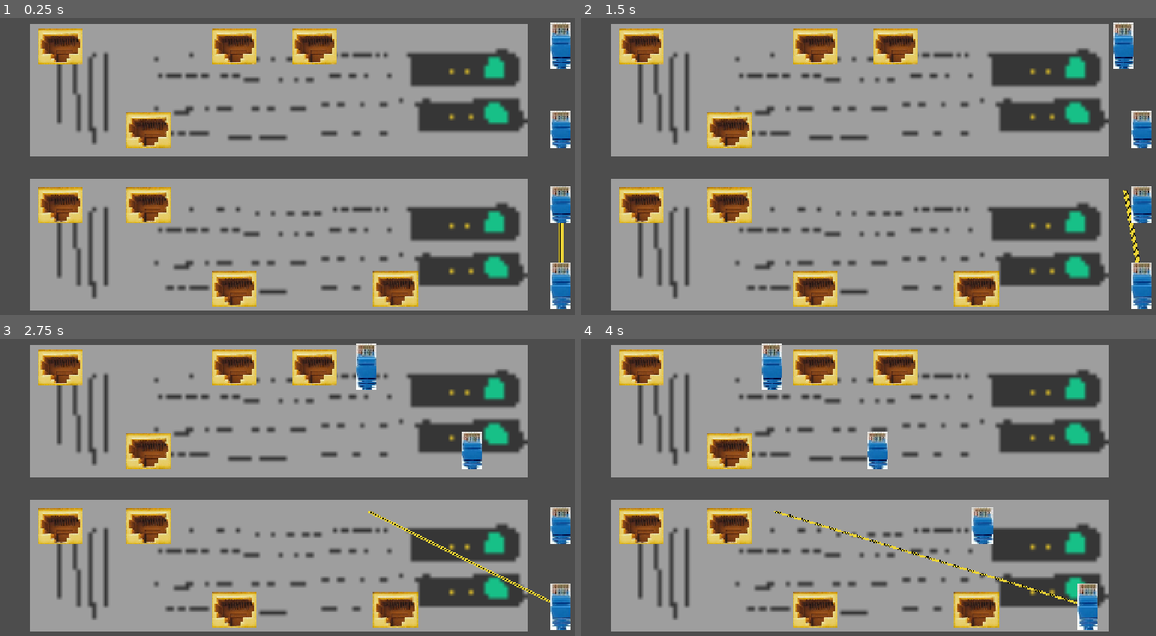
Above: before the commit, frames 1-4 (two rows, left to right).
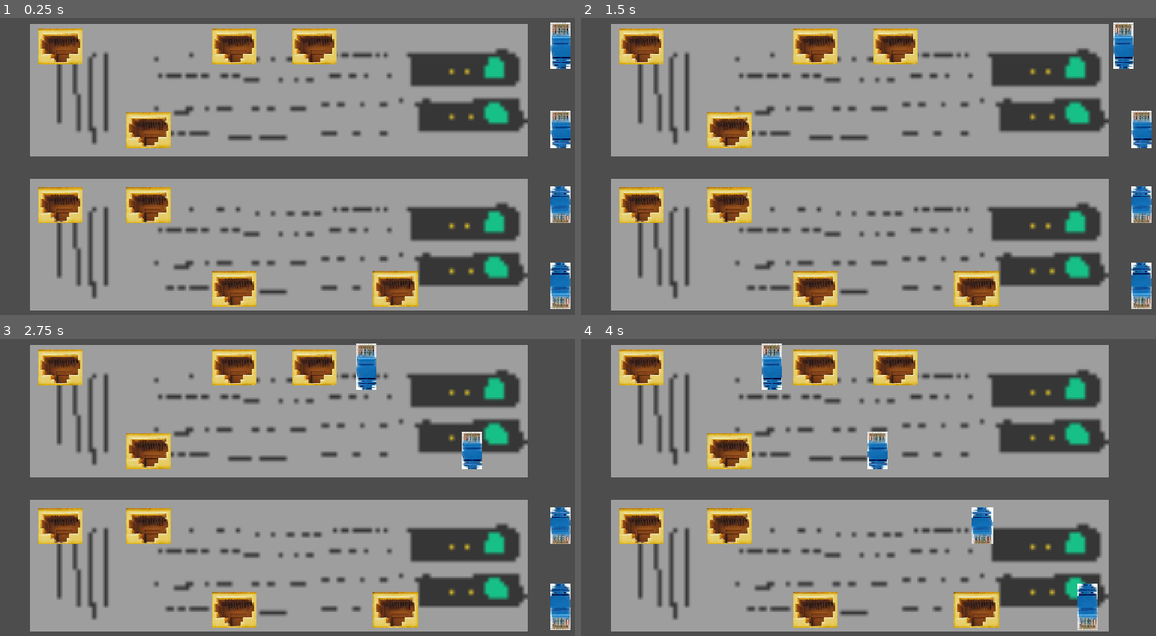
Above: after the commit, the same moments.

Repository: KeaganErasmus/Clod-Godo-Wild-Jam-99
Game: Godot game, scene res://Scenes/Plugging/plugging.tscn
Same seed, same stepped clock (60 frames per second), same inputs: the game is played once before the commit and once after it. The project has no main scene, so this scene is started directly.
Inputs (mouse positions are in pixels of both pictures, inside the frame that each line leads up to):
- Up to frame 1 (0.25 s): no input
- Up to frame 2 (1.5 s): tap Enter at 0.5 s; move the mouse to (1006, 154) at 0.52 s; hold D (move_right) 0.53-1.28 s; hold Space (magnetize) 0.53-1.28 s; move the mouse to (753, 187) at 1.27 s; hold S (move_down) from 1.28 s (still down); tap 1 (num_1) at 1.35 s
- Up to frame 3 (2.75 s): move the mouse to (350, 416) at 2.02 s; release S (move_down) at 2.03 s; hold D (move_right) from 2.03 s (still down); tap 2 (num_2) at 2.1 s
- Up to frame 4 (4 s): move the mouse to (845, 558) at 2.77 s; release D (move_right) at 2.78 s; hold W (move_up) 2.78-3.53 s; tap 3 (num_3) at 2.85 s; move the mouse to (1052, 540) at 3.52 s; hold A (move_left) from 3.53 s (still down); tap 4 (num_4) at 3.6 s

The runs differ from the first frame. In frame 1, 0.9% of the frame differs, in the area x 95-100%, y 56-98%; in frame 2, 0.9%; in frame 3, 1.1%; in frame 4, 1.2%, in the area x 33-90%, y 56-98%.

Commit message:
fix(): "cables" now draw between heads

Diff:
--- a/Scenes/Plugging/eth_head.gd
+++ b/Scenes/Plugging/eth_head.gd
@@ -19,6 +19,9 @@
 func set_active_state(state: bool) -> void:
 	is_active = state
 
+func get_clicked_in_state() -> bool:
+	return clicked_in
+
 func click_in() -> bool:
 	if can_be_clicked_in:
 		clicked_in = true
--- a/Scenes/Plugging/eth_head.tscn
+++ b/Scenes/Plugging/eth_head.tscn
@@ -18,5 +18,8 @@
 position = Vector2(0, -49.5)
 shape = SubResource("RectangleShape2D_il1na")
 
+[node name="OffsetPos" type="Marker2D" parent="." unique_id=1656292971]
+position = Vector2(0, 99)
+
 [connection signal="area_entered" from="Area2D" to="." method="_on_area_2d_area_entered"]
 [connection signal="area_exited" from="Area2D" to="." method="_on_area_2d_area_exited"]
--- a/Scenes/Plugging/plugging.gd
+++ b/Scenes/Plugging/plugging.gd
@@ -18,6 +18,7 @@
 @onready var bot_ports = $PortsBot.get_children()
 
 @onready var line1 = $Line/Line2D
+@onready var line2 = $Line/Line2D2
 
 # Called when the node enters the scene tree for the first time.
 func _ready() -> void:
@@ -25,8 +26,14 @@
 	heads = $EthHeads.get_children()
 
 	line1.clear_points()
-	line1.add_point($EthHeads/EthHead4.position, 0)
-	line1.add_point($EthHeads/EthHead.position, 1)
+	line1.add_point($EthHeads/EthHead.position, 0)
+	line1.add_point($EthHeads/EthHead4.position, 1)
+	line1.hide()
+
+	line2.clear_points()
+	line2.add_point($EthHeads/EthHead2.position, 0)
+	line2.add_point($EthHeads/EthHead3.position, 1)
+	line2.hide()
 
 # Called every frame. 'delta' is the elapsed time since the previous frame.
 func _process(_delta: float) -> void:
@@ -38,6 +45,7 @@
 	for head in heads:
 		if head.position.x <= 0:
 			reset_head_position(head)
+
 	set_ative_head()
 	draw_connections()
 
@@ -92,7 +100,15 @@
 		head.position = starting_positions[3]
 
 func draw_connections():
-	var line_start_pos = $EthHeads/EthHead.global_position - $Line/Line2D.global_position
-	var line_end_pos = $EthHeads/EthHead4.global_position - $Line/Line2D.global_position
-	line1.set_point_position(0, line_start_pos)
-	line1.set_point_position(1, line_end_pos)
+	if $EthHeads/EthHead.get_clicked_in_state() and $EthHeads/EthHead4.get_clicked_in_state():
+		var line_start_pos = $EthHeads/EthHead/OffsetPos.global_position - line1.global_position
+		var line_end_pos = $EthHeads/EthHead4/OffsetPos.global_position - line1.global_position
+		line1.set_point_position(0, line_start_pos)
+		line1.set_point_position(1, line_end_pos)
+		line1.show()
+	if $EthHeads/EthHead2.get_clicked_in_state() and $EthHeads/EthHead3.get_clicked_in_state():
+		var line_start_pos = $EthHeads/EthHead2/OffsetPos.global_position - line1.global_position
+		var line_end_pos = $EthHeads/EthHead3/OffsetPos.global_position - line1.global_position
+		line2.set_point_position(0, line_start_pos)
+		line2.set_point_position(1, line_end_pos)
+		line2.show()
--- a/Scenes/Plugging/plugging.tscn
+++ b/Scenes/Plugging/plugging.tscn
@@ -12,8 +12,10 @@
 [node name="Line" type="Node" parent="." unique_id=1785607675]
 
 [node name="Line2D" type="Line2D" parent="Line" unique_id=1443917387]
-position = Vector2(1206, 607)
-scale = Vector2(1, 0.39999998)
+texture = ExtResource("5_tjg8o")
+texture_mode = 1
+
+[node name="Line2D2" type="Line2D" parent="Line" unique_id=33093408]
 texture = ExtResource("5_tjg8o")
 texture_mode = 1
 
@@ -113,10 +115,12 @@
 
 [node name="EthHead3" parent="EthHeads" unique_id=1910162808 instance=ExtResource("4_fqgmi")]
 position = Vector2(1213, 434.00003)
+rotation = 3.1415927
 scale = Vector2(1, 0.39999998)
 
 [node name="EthHead4" parent="EthHeads" unique_id=1095906674 instance=ExtResource("4_fqgmi")]
 position = Vector2(1213, 606)
+rotation = 3.1415927
 scale = Vector2(1, 0.5)
 
 [node name="Sprite2D" type="Sprite2D" parent="." unique_id=1356016972]
